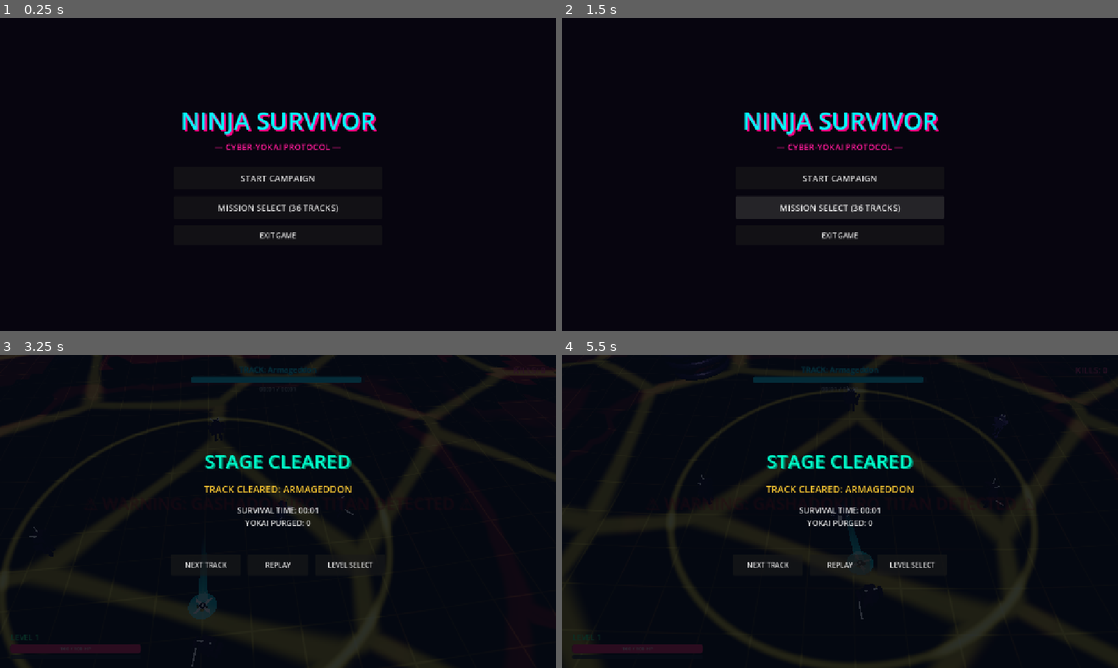
Above: before the commit, frames 1-4 (two rows, left to right).
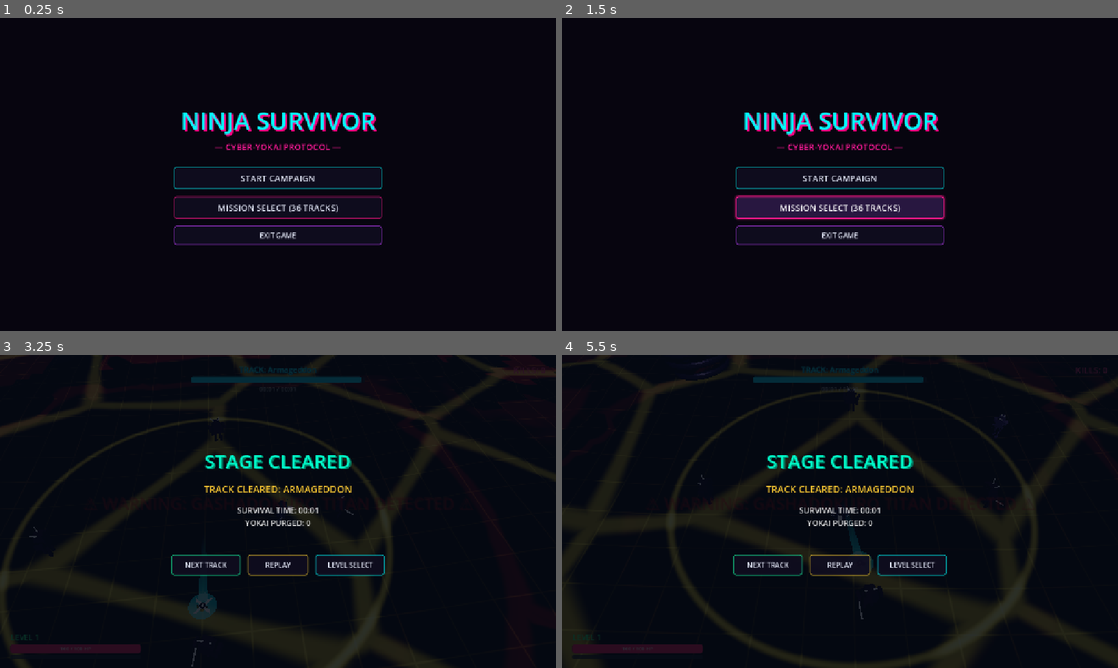
Above: after the commit, the same moments.

Repository: leouofa/ninja-survivor
Game: Godot game, scene res://scenes/menu/MainMenu.tscn
The game is run twice, just before and just after one commit, with the same random seed, the same clock (stepped at 60 frames per second) and the same inputs.
Inputs (mouse positions are in pixels of both pictures, inside the frame that each line leads up to):
- Up to frame 1 (0.25 s): no input
- Up to frame 2 (1.5 s): click "MISSION SELECT (36 TRACKS)" at 0.5 s; click "◀ BACK" at 1.25 s
- Up to frame 3 (3.25 s): click "START CAMPAIGN" at 2 s; tap Enter at 2.75 s; move the mouse to (400, 495) at 2.77 s; hold Right (move_right) from 2.78 s (still down); tap Space (dash) at 2.85 s
- Up to frame 4 (5.5 s): release Right (move_right) at 3.5 s; click "LEVEL SELECT" at 3.5 s; click "LAUNCH RUN" at 4.25 s; move the mouse to (728, 527) at 5.02 s; hold Down (move_down) from 5.03 s (still down); tap U at 5.1 s

The runs differ from the first frame. In frame 1, 1.3% of the frame differs, in the area x 31-69%, y 47-73%; in frame 2, 1.5%; in frame 3, 0.4%; in frame 4, 0.4%.

Commit message:
adjusting the hover states

Diff:
--- a/scripts/autoload/AudioManager.gd
+++ b/scripts/autoload/AudioManager.gd
@@ -251,6 +251,18 @@
 				var val = sin(t * freq * TAU) * env * 0.55
 				samples[i] = int(clamp((val + 1.0) * 127.5, 0, 255))
 
+		"ui_hover":
+			# Crisp, high-tech synth hover blip
+			duration = 0.045
+			var num_samples = int(sample_rate * duration)
+			samples.resize(num_samples)
+			for i in range(num_samples):
+				var t = float(i) / sample_rate
+				var freq = 900.0 + (t / duration) * 600.0
+				var env = pow(1.0 - (float(i) / num_samples), 1.5)
+				var val = sin(t * freq * TAU) * env * 0.18
+				samples[i] = int(clamp((val + 1.0) * 127.5, 0, 255))
+
 		_:
 			duration = 0.1
 			var num_samples = int(sample_rate * duration)
--- a/scripts/ui/GameOverScreen.gd
+++ b/scripts/ui/GameOverScreen.gd
@@ -1,4 +1,6 @@
 extends CanvasLayer
+
+const UIThemeHelper = preload("res://scripts/ui/UIThemeHelper.gd")
 
 @onready var track_label: Label = $CenterContainer/VBoxContainer/TrackNameLabel
 @onready var stats_label: Label = $CenterContainer/VBoxContainer/StatsLabel
@@ -10,6 +12,8 @@
 	visible = false
 	retry_btn.pressed.connect(_on_retry_pressed)
 	select_btn.pressed.connect(_on_select_pressed)
+	UIThemeHelper.apply_synthwave_button_style(retry_btn, UIThemeHelper.COLOR_MAGENTA)
+	UIThemeHelper.apply_synthwave_button_style(select_btn, UIThemeHelper.COLOR_CYAN)
 
 func show_game_over(track_title: String, survival_time: float, kills: int) -> void:
 	get_tree().paused = true
--- a/scripts/ui/LevelSelect.gd
+++ b/scripts/ui/LevelSelect.gd
@@ -1,4 +1,6 @@
 extends Control
+
+const UIThemeHelper = preload("res://scripts/ui/UIThemeHelper.gd")
 
 @onready var tracks_container: VBoxContainer = $MarginContainer/VBoxContainer/ScrollContainer/TracksVBox
 @onready var back_btn: Button = $MarginContainer/VBoxContainer/TopBar/BackBtn
@@ -6,6 +8,7 @@
 
 func _ready() -> void:
 	back_btn.pressed.connect(_on_back_pressed)
+	UIThemeHelper.apply_synthwave_button_style(back_btn, UIThemeHelper.COLOR_CYAN)
 	_populate_tracks()
 
 func _populate_tracks() -> void:
@@ -85,6 +88,7 @@
 		var preview_btn = Button.new()
 		preview_btn.text = "♫ PREVIEW"
 		preview_btn.custom_minimum_size = Vector2(100, 36)
+		UIThemeHelper.apply_synthwave_button_style(preview_btn, UIThemeHelper.COLOR_MAGENTA)
 		preview_btn.pressed.connect(func():
 			AudioManager.play_track(track["path"])
 			now_playing_label.text = "PREVIEWING: " + track["title"]
@@ -95,10 +99,7 @@
 		var play_btn = Button.new()
 		play_btn.text = "LAUNCH RUN"
 		play_btn.custom_minimum_size = Vector2(140, 36)
-		var btn_style = StyleBoxFlat.new()
-		btn_style.bg_color = Color(0, 0.7, 0.9, 0.9)
-		btn_style.set_corner_radius_all(4)
-		play_btn.add_theme_stylebox_override("normal", btn_style)
+		UIThemeHelper.apply_synthwave_button_style(play_btn, UIThemeHelper.COLOR_CYAN)
 		play_btn.pressed.connect(func():
 			GameManager.start_run(track)
 		)
--- a/scripts/ui/LevelUpScreen.gd
+++ b/scripts/ui/LevelUpScreen.gd
@@ -156,11 +156,21 @@
 	bg_rect.material = mat
 	btn.add_child(bg_rect)
 
+	btn.mouse_default_cursor_shape = Control.CURSOR_POINTING_HAND
+	btn.pivot_offset = Vector2(140, 170)
+
 	btn.mouse_entered.connect(func():
 		mat.set_shader_parameter("is_hovered", 1.0)
+		var tween = btn.create_tween().set_trans(Tween.TRANS_QUAD).set_ease(Tween.EASE_OUT)
+		tween.tween_property(btn, "scale", Vector2(1.03, 1.03), 0.15)
+		var audio_node = btn.get_node_or_null("/root/AudioManager")
+		if audio_node and audio_node.has_method("play_sfx"):
+			audio_node.play_sfx("ui_hover", 1.1, -6.0)
 	)
 	btn.mouse_exited.connect(func():
 		mat.set_shader_parameter("is_hovered", 0.0)
+		var tween = btn.create_tween().set_trans(Tween.TRANS_QUAD).set_ease(Tween.EASE_OUT)
+		tween.tween_property(btn, "scale", Vector2(1.0, 1.0), 0.15)
 	)
 
 	# Margin container ensuring text has generous padding and never touches the border
--- a/scripts/ui/MainMenu.gd
+++ b/scripts/ui/MainMenu.gd
@@ -1,4 +1,6 @@
 extends Control
+
+const UIThemeHelper = preload("res://scripts/ui/UIThemeHelper.gd")
 
 @onready var start_btn: Button = $CenterContainer/VBoxContainer/VBoxButtons/StartBtn
 @onready var select_btn: Button = $CenterContainer/VBoxContainer/VBoxButtons/SelectBtn
@@ -8,6 +10,9 @@
 	start_btn.pressed.connect(_on_start_pressed)
 	select_btn.pressed.connect(_on_select_pressed)
 	quit_btn.pressed.connect(_on_quit_pressed)
+	UIThemeHelper.apply_synthwave_button_style(start_btn, UIThemeHelper.COLOR_CYAN)
+	UIThemeHelper.apply_synthwave_button_style(select_btn, UIThemeHelper.COLOR_MAGENTA)
+	UIThemeHelper.apply_synthwave_button_style(quit_btn, UIThemeHelper.COLOR_PURPLE)
 
 	# Start ambient title synth music if not playing
 	if not AudioManager.music_player.playing:
--- /dev/null
+++ b/scripts/ui/UIThemeHelper.gd
@@ -0,0 +1,75 @@
+class_name UIThemeHelper
+extends RefCounted
+
+const COLOR_CYAN = Color(0.0, 1.0, 1.0)
+const COLOR_MAGENTA = Color(1.0, 0.1, 0.55)
+const COLOR_PURPLE = Color(0.75, 0.25, 1.0)
+const COLOR_GOLD = Color(1.0, 0.82, 0.2)
+const COLOR_EMERALD = Color(0.1, 1.0, 0.65)
+
+static func apply_synthwave_button_style(btn: Button, accent_color: Color = COLOR_CYAN, play_sound: bool = true) -> void:
+	if not is_instance_valid(btn):
+		return
+
+	btn.mouse_default_cursor_shape = Control.CURSOR_POINTING_HAND
+
+	# Normal state: dark cyber indigo fill with subtle neon edge
+	var normal_style = StyleBoxFlat.new()
+	normal_style.bg_color = Color(0.06, 0.05, 0.12, 0.92)
+	normal_style.border_color = Color(accent_color.r, accent_color.g, accent_color.b, 0.55)
+	normal_style.set_border_width_all(2)
+	normal_style.set_corner_radius_all(6)
+	btn.add_theme_stylebox_override("normal", normal_style)
+
+	# Hover state: vibrant neon border glow with deep purple fill & shadow
+	var hover_style = StyleBoxFlat.new()
+	hover_style.bg_color = Color(0.15, 0.09, 0.25, 0.98)
+	hover_style.border_color = accent_color
+	hover_style.set_border_width_all(2)
+	hover_style.set_corner_radius_all(6)
+	hover_style.shadow_color = Color(accent_color.r, accent_color.g, accent_color.b, 0.4)
+	hover_style.shadow_size = 5
+	btn.add_theme_stylebox_override("hover", hover_style)
+
+	# Pressed state: active neon flash
+	var pressed_style = StyleBoxFlat.new()
+	pressed_style.bg_color = Color(0.22, 0.12, 0.36, 1.0)
+	pressed_style.border_color = Color.WHITE
+	pressed_style.set_border_width_all(2)
+	pressed_style.set_corner_radius_all(6)
+	btn.add_theme_stylebox_override("pressed", pressed_style)
+
+	# Focus state: clean outline
+	var focus_style = StyleBoxFlat.new()
+	focus_style.draw_center = false
+	focus_style.border_color = Color(accent_color.r, accent_color.g, accent_color.b, 0.7)
+	focus_style.set_border_width_all(1)
+	focus_style.set_corner_radius_all(6)
+	btn.add_theme_stylebox_override("focus", focus_style)
+
+	# Disabled state
+	var disabled_style = StyleBoxFlat.new()
+	disabled_style.bg_color = Color(0.04, 0.04, 0.07, 0.6)
+	disabled_style.border_color = Color(0.25, 0.25, 0.3, 0.4)
+	disabled_style.set_border_width_all(1)
+	disabled_style.set_corner_radius_all(6)
+	btn.add_theme_stylebox_override("disabled", disabled_style)
+
+	# Typography styling
+	btn.add_theme_color_override("font_color", Color(0.9, 0.92, 0.98))
+	btn.add_theme_color_override("font_hover_color", Color.WHITE)
+	btn.add_theme_color_override("font_pressed_color", accent_color)
+	btn.add_theme_color_override("font_hover_shadow_color", Color(accent_color.r, accent_color.g, accent_color.b, 0.8))
+	btn.add_theme_constant_override("shadow_offset_x", 1)
+	btn.add_theme_constant_override("shadow_offset_y", 1)
+
+	if play_sound:
+		if not btn.mouse_entered.is_connected(_on_button_hovered):
+			btn.mouse_entered.connect(_on_button_hovered)
+
+static func _on_button_hovered() -> void:
+	var main_loop = Engine.get_main_loop() as SceneTree
+	if main_loop and main_loop.root:
+		var audio_node = main_loop.root.get_node_or_null("AudioManager")
+		if audio_node and audio_node.has_method("play_sfx"):
+			audio_node.play_sfx("ui_hover", 1.0, -8.0)
--- a/scripts/ui/VictoryScreen.gd
+++ b/scripts/ui/VictoryScreen.gd
@@ -1,4 +1,6 @@
 extends CanvasLayer
+
+const UIThemeHelper = preload("res://scripts/ui/UIThemeHelper.gd")
 
 @onready var track_label: Label = $CenterContainer/VBoxContainer/TrackNameLabel
 @onready var stats_label: Label = $CenterContainer/VBoxContainer/StatsLabel
@@ -12,6 +14,9 @@
 	next_btn.pressed.connect(_on_next_pressed)
 	select_btn.pressed.connect(_on_select_pressed)
 	replay_btn.pressed.connect(_on_replay_pressed)
+	UIThemeHelper.apply_synthwave_button_style(next_btn, UIThemeHelper.COLOR_EMERALD)
+	UIThemeHelper.apply_synthwave_button_style(replay_btn, UIThemeHelper.COLOR_GOLD)
+	UIThemeHelper.apply_synthwave_button_style(select_btn, UIThemeHelper.COLOR_CYAN)
 
 func show_victory(track_title: String, survival_time: float, kills: int) -> void:
 	get_tree().paused = true
--- a/shaders/card_border.gdshader
+++ b/shaders/card_border.gdshader
@@ -20,33 +20,43 @@
     vec2 half_size = rect_size * 0.5;
     float d = rounded_box_sdf(p, half_size, corner_radius);
 
-    if (d > 1.5) {
+    float outer_aura = 4.0 * is_hovered;
+    if (d > 1.2 + outer_aura) {
         discard;
     }
 
     // Normalized perimeter parameter [0.0, 1.0]
     float angle = atan(p.y, p.x) / (2.0 * PI) + 0.5;
-    float cur_speed = speed * (1.0 + is_hovered * 0.7);
+    float cur_speed = speed * (1.0 + is_hovered * 0.8);
     float beam_pos = fract(angle - TIME * cur_speed * 0.25);
 
     // Smooth comet-like energy beam
     float beam_intensity = smoothstep(beam_length, 0.0, beam_pos) * smoothstep(0.0, 0.03, beam_pos);
 
     // Antialiased shape and border masks
+    float cur_border_w = border_width + is_hovered * 0.8;
     float shape_mask = smoothstep(0.5, -0.5, d);
-    float inner_mask = smoothstep(-border_width + 0.5, -border_width - 0.5, d);
+    float inner_mask = smoothstep(-cur_border_w + 0.5, -cur_border_w - 0.5, d);
     float border_mask = clamp(shape_mask - inner_mask, 0.0, 1.0);
 
     float idle_pulse = 0.75 + pulse_intensity * sin(TIME * 3.0) * 0.25;
-    vec4 bg = mix(background_color, background_color + vec4(border_color.rgb * 0.12, 0.0), is_hovered);
+    vec4 bg = mix(background_color, background_color + vec4(border_color.rgb * 0.18, 0.0), is_hovered);
 
     // Glowing border color with bright leading beam
-    vec4 edge_col = border_color * (idle_pulse + is_hovered * 0.4);
-    edge_col = mix(edge_col, vec4(1.0, 1.0, 1.0, 1.0), beam_intensity * 0.85);
+    vec4 edge_col = border_color * (idle_pulse + is_hovered * 0.55);
+    edge_col = mix(edge_col, vec4(1.0, 1.0, 1.0, 1.0), beam_intensity * (0.85 + is_hovered * 0.15));
     edge_col.a = border_color.a;
 
     vec4 final_col = mix(bg, edge_col, border_mask);
     final_col.a *= shape_mask;
 
+    // Outer neon glow aura on hover
+    if (d > 0.0 && outer_aura > 0.0) {
+        float glow_factor = smoothstep(outer_aura, 0.0, d) * is_hovered * 0.45;
+        vec4 aura_col = border_color;
+        aura_col.a = glow_factor;
+        final_col = mix(final_col, aura_col, 1.0 - shape_mask);
+    }
+
     COLOR = final_col;
 }
Not shown, added: scripts/ui/UIThemeHelper.gd.uid
